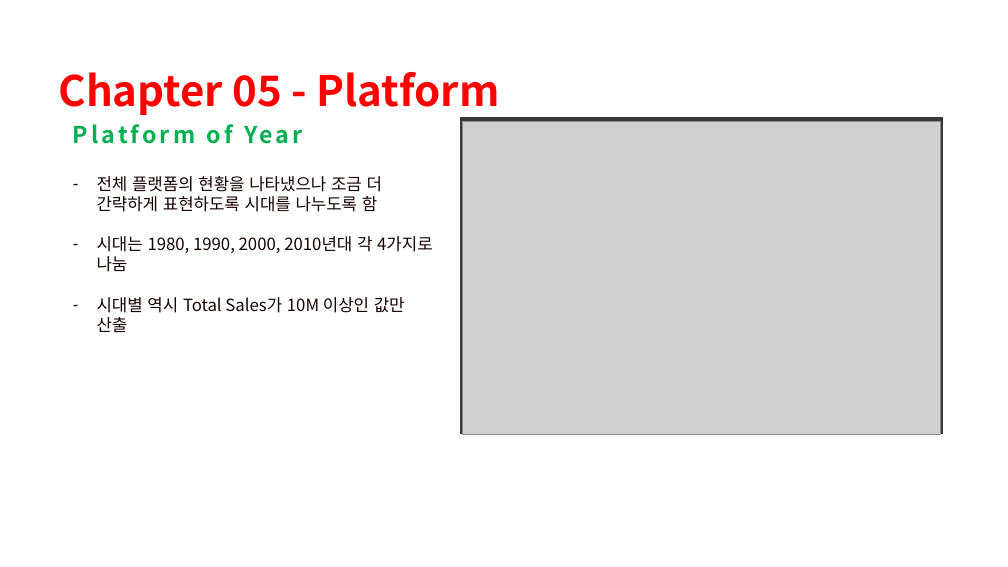
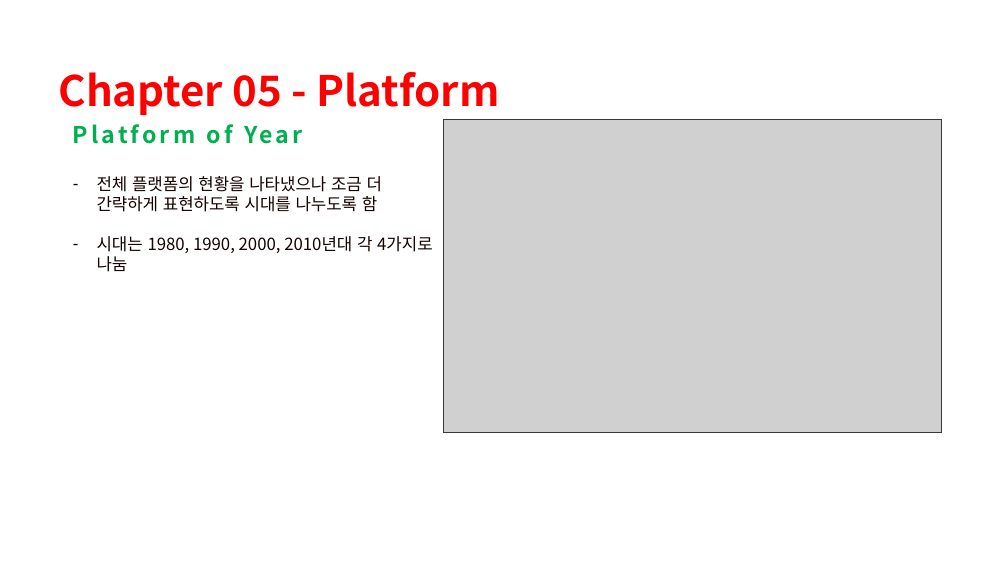
Before and after one commit to kmukhs/AIB17_Section1_Project, a slide deck: slide 21 of AIB17_Section1_Project_김현섭.pptx (slide 31 before the commit). Drawn at 1008x567 pixels with LibreOffice and Linux fonts; fonts in the diff are those of the drawing; grey boxes stand for pictures; background and template pictures are left out. Boxes give left, top, right and bottom in pixels: in the first picture for what was removed or moved away, otherwise in the second. Text is boxed around its words. In the diff, an @@ line names an element or a change of style, - is before the commit and + after.

```diff
--- a/AIB17_Section1_Project_김현섭.pptx
+++ b/AIB17_Section1_Project_김현섭.pptx
@@ picture: place and size @@
-picture at (463,122,941,435)
+picture at (443,119,941,433)
@@ rectangle removed at (463,119,941,433) @@
@@ text at (97,297,405,332): paragraph removed @@
-  – 시대별 역시 Total Sales가 10M 이상인 값만 산출
```
Also in this commit, not shown: 19 other slides changed, 10 slides removed.
